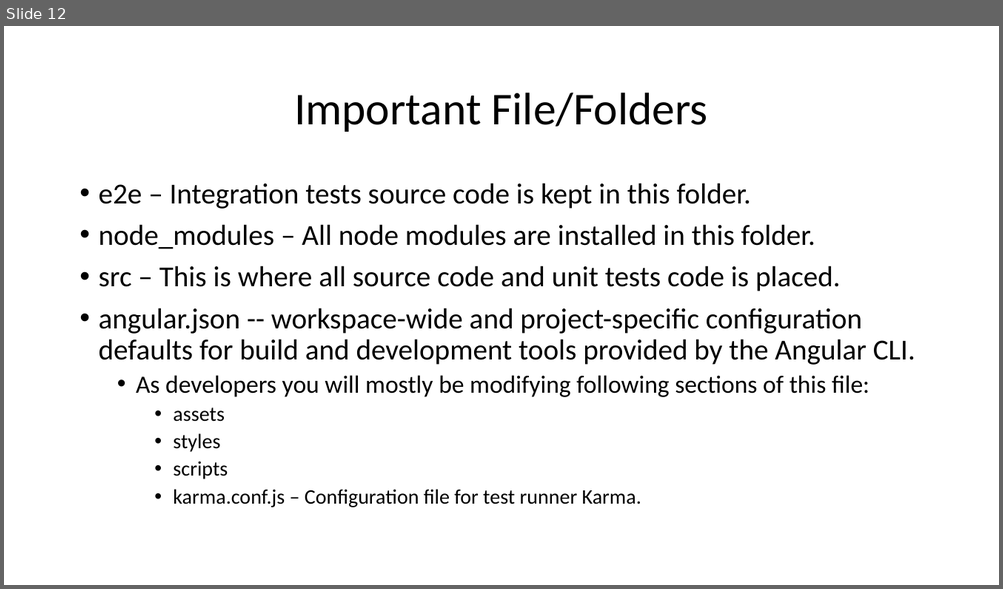
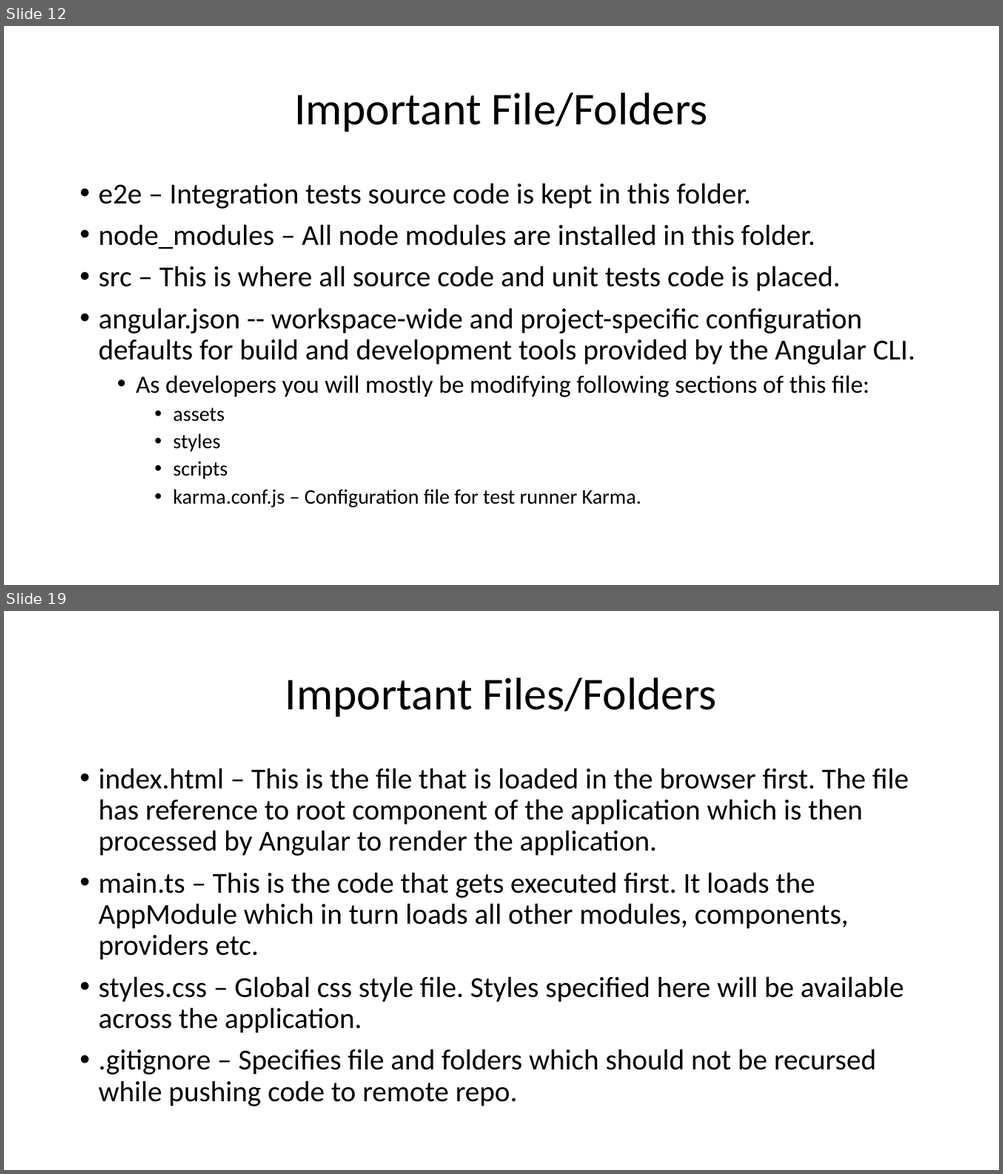
Before and after one commit to kontacthimanshu/angular-fundamentals, a slide deck: PPTs/02-AngularIntroduction.pptx. Shown one above the other, each under a label of ours: slide 12 before the commit, slides 12 and 19 after it; the slides between them are not shown. The pictures are 1003x589 and 1003x1174 pixels, drawn with LibreOffice and Linux fonts; fonts in the diff are those of the drawing. Boxes give left, top, right and bottom in pixels: in the first picture for what was removed or moved away, otherwise in the second. Text is boxed around its words. In the diff, an @@ line names an element or a change of style, - is before the commit and + after.

```diff
--- a/PPTs/02-AngularIntroduction.pptx
+++ b/PPTs/02-AngularIntroduction.pptx
@@ slide 19 added at (4, 611, 999, 1170), background #FFFFFF @@
@@ title added at (285, 678, 717, 717), 44 pt, text #000000 @@
+Important Files/Folders
@@ text added at (99, 768, 908, 1107), 28 pt, text #000000 @@
+• index.html – This is the file that is loaded in the browser first. The file has reference to root component of the application which is then processed by Angular to render the application.
+• main.ts – This is the code that gets executed first. It loads the AppModule which in turn loads all other modules, components, providers etc.
+• styles.css – Global css style file. Styles specified here will be available across the application.
+• .gitignore – Specifies file and folders which should not be recursed while pushing code to remote repo.
```
Also in this commit, not shown: 1 slide changed, 5 other slides added, 7 other files.
